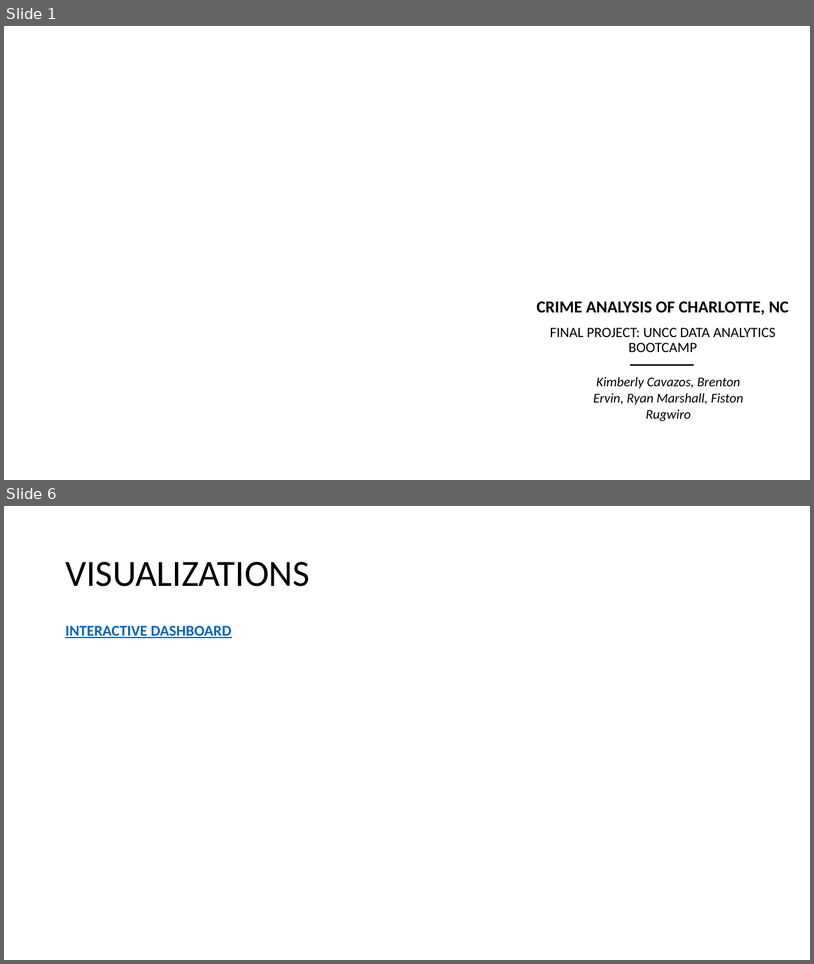
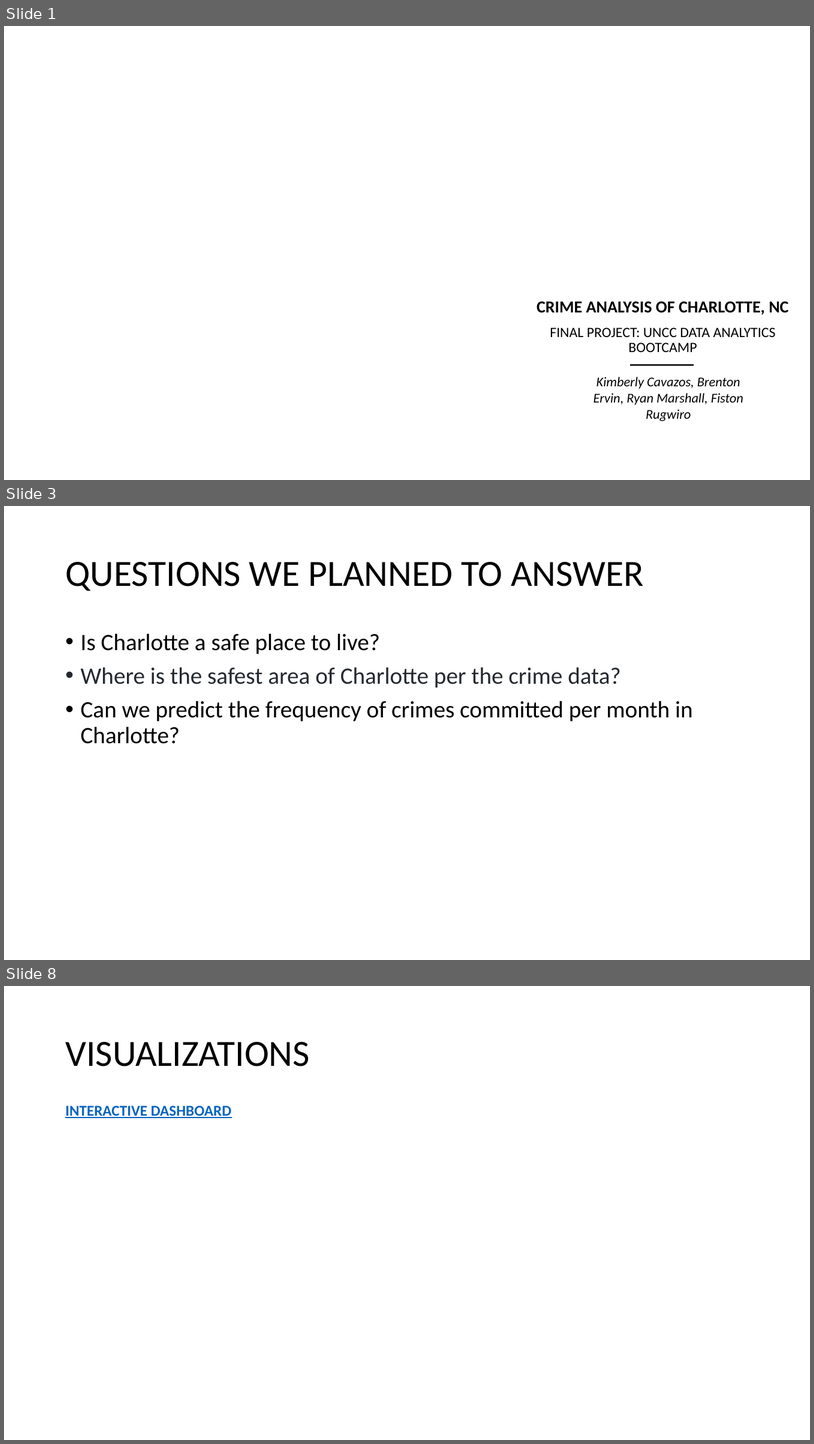
Before and after one commit to Kcav18/Final_Project, a slide deck: Final Presentation.pptx. Shown one above the other, each under a label of ours: slides 1 and 6 before the commit, slides 1, 3 and 8 after it; the slides between them are not shown. The pictures are 814x964 and 814x1444 pixels, drawn with LibreOffice and Linux fonts; fonts in the diff are those of the drawing; background and template pictures are left out. Boxes give left, top, right and bottom in pixels: in the first picture for what was removed or moved away, otherwise in the second. Text is boxed around its words. In the diff, an @@ line names an element or a change of style, - is before the commit and + after.

```diff
--- a/Final Presentation.pptx
+++ b/Final Presentation.pptx
@@ slide 3 added at bbox=[4, 506, 810, 960], background #FFFFFF @@
@@ title added at bbox=[65, 562, 644, 591], 44 pt, text #000000 @@
+QUESTIONS WE PLANNED TO ANSWER
@@ text added at bbox=[81, 633, 693, 744], 28 pt, text #000000 @@
+• Is Charlotte a safe place to live?
+• Where is the safest area of Charlotte per the crime data?
+• Can we predict the frequency of crimes committed per month in Charlotte?
@@ what was slide 6 is now slide 8 @@
```
Also in this commit, not shown: 5 slides changed, 2 other slides added.
